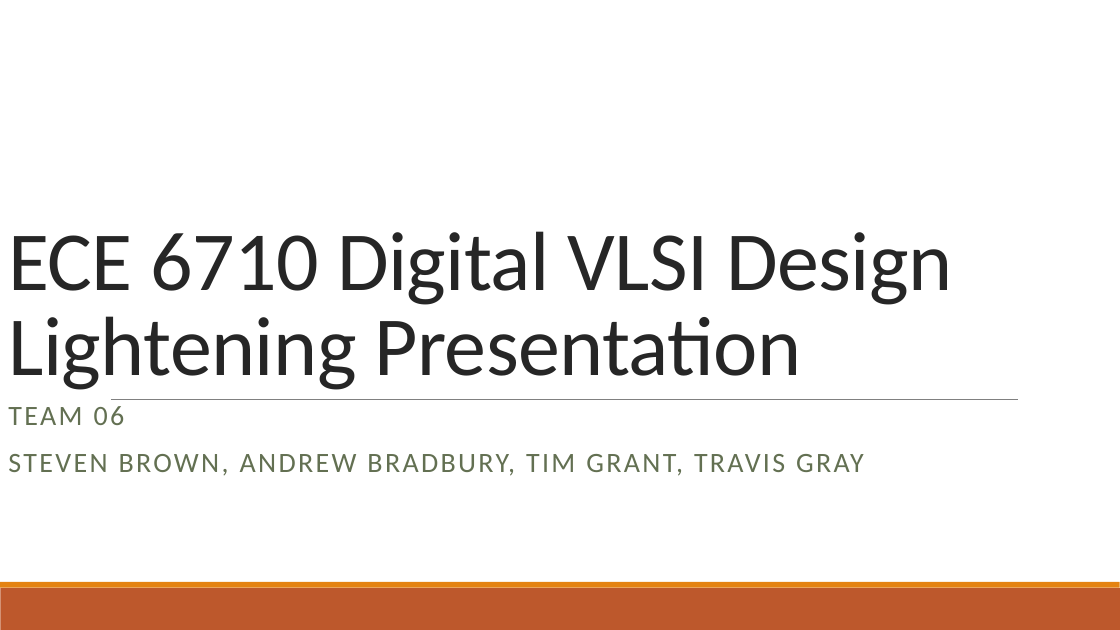
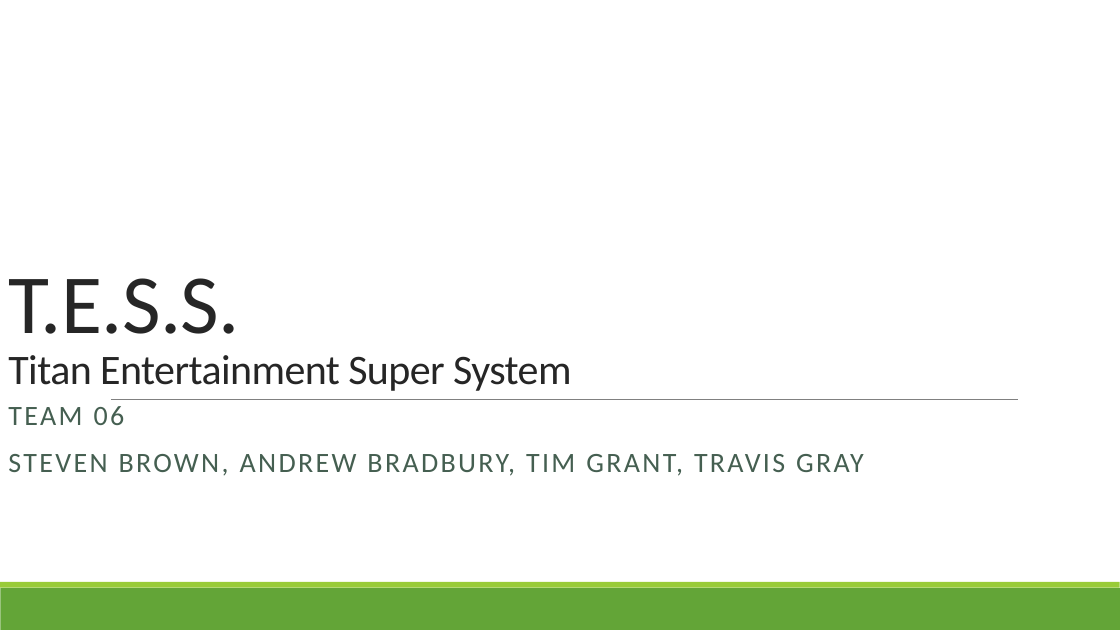
Before and after one commit to tjgray04/ECE6710_06, a slide deck: slide 1 of Documents/Presentation/ECE6710_06_PRESENTATION.pptx. Drawn at 1120x630 pixels with LibreOffice and Linux fonts; fonts in the diff are those of the drawing. Boxes give left, top, right and bottom in pixels: in the first picture for what was removed or moved away, otherwise in the second. Text is boxed around its words. In the diff, an @@ line names an element or a change of style, - is before the commit and + after.

```diff
--- a/Documents/Presentation/ECE6710_06_PRESENTATION.pptx
+++ b/Documents/Presentation/ECE6710_06_PRESENTATION.pptx
@@ title at (8, 278, 571, 391): text changed; size 72 to 36 pt @@
-ECE 6710 Digital VLSI Design
-Lightening Presentation
+T.E.S.S.
+Titan Entertainment Super System
@@ subtitle "TEAM 06" at (8, 406, 864, 476): text colour #637052 to #455F51 @@
@@ rectangle at (0, 588, 1120, 630): fill #BD582C to #63A537 @@
@@ rectangle at (0, 582, 1120, 588): fill #E48312 to #99CB38 @@
```
Also in this commit, not shown: 2 other slides changed, 3 slides added, 4 slides removed.
